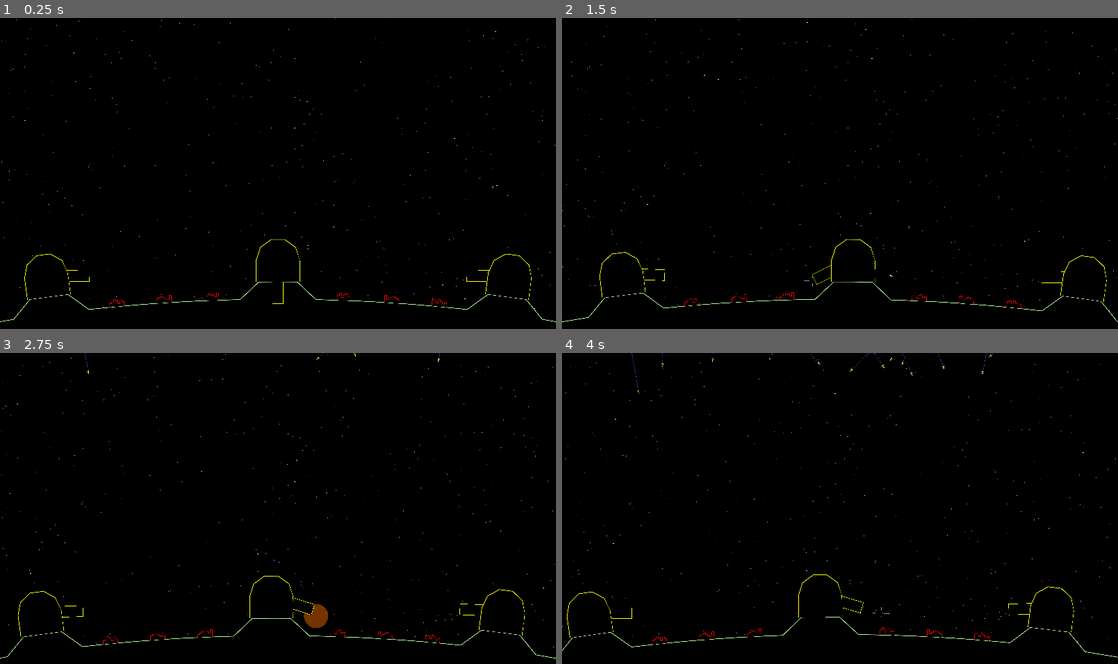
Above: before the commit, frames 1-4 (two rows, left to right).
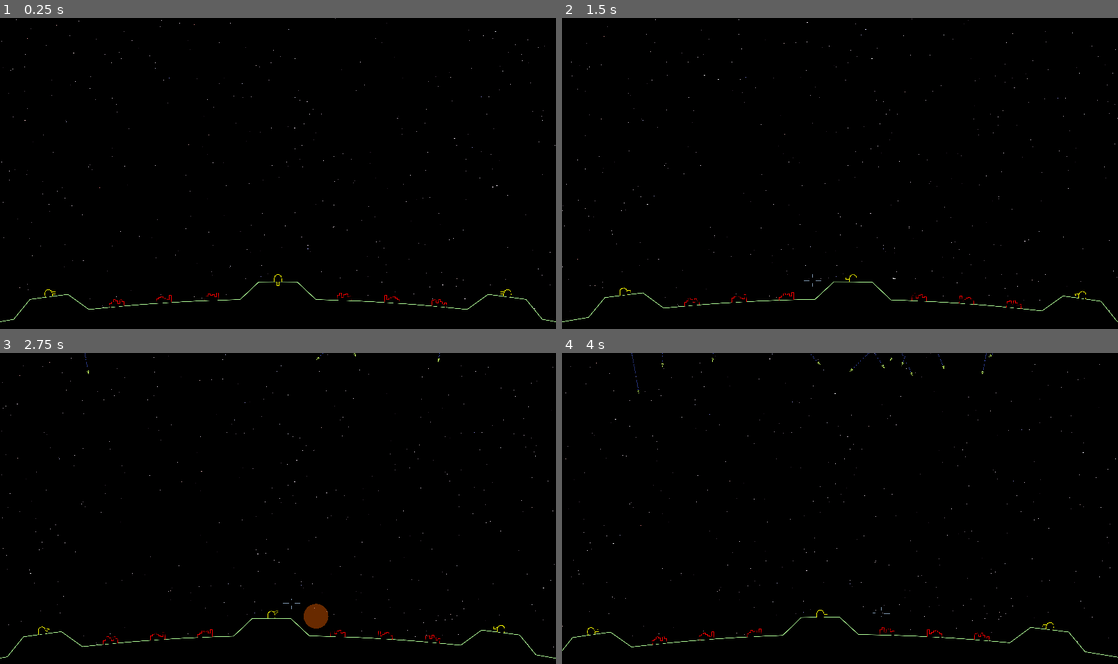
Above: after the commit, the same moments.

Repository: tartley/missile-commander
Game: Godot game, scene res://src/main/main.tscn
Two runs of this game, one before a commit and one after it. Both use one fixed random seed, a clock stepped at 60 frames per second and the inputs below.
Inputs (mouse positions are in pixels of both pictures, inside the frame that each line leads up to):
- Up to frame 1 (0.25 s): no input
- Up to frame 2 (1.5 s): tap Enter at 0.5 s; move the mouse to (867, 173) at 0.52 s; hold W from 0.53 s (still down); move the mouse to (812, 176) at 1.27 s
- Up to frame 3 (2.75 s): keep holding W; move the mouse to (289, 502) at 2.02 s
- Up to frame 4 (4 s): keep holding W; move the mouse to (834, 514) at 2.77 s; move the mouse to (878, 511) at 3.52 s

The runs differ from the first frame. In frame 1, 0.2% of the frame differs, in the area x 4-96%, y 70-92%; in frame 2, 0.2%; in frame 3, 0.3%, in the area x 3-95%, y 71-92%; in frame 4, 0.2%.

Commit message:
Overhaul Turret/Foundation
Use common 'get_verts()' and 'get_color()' mechanism.
Use common color constants.
Use common SIZE from their parent Base.

Observation: Putting values like 'verts' into a function, instead of
a module-level constant, is handy for derived values because they can
depend on input values which might not be set until our 'ready'.

Diff:
--- a/src/base/base.gd
+++ b/src/base/base.gd
@@ -1,4 +1,7 @@
 extends Node2D
+
+const SIZE := 100.0
+
 var Shot:PackedScene = preload("res://src/shot/shot.tscn")
 
 var destroyed: bool:
@@ -12,7 +15,9 @@
 
 func _ready():
     self.destroyed = false
-    $Turret.position = Vector2(0, $Foundation.SIZE / 4)
+    $Turret.size = SIZE
+    $Foundation.size = SIZE
+    $Turret.position = Vector2(0, SIZE / 4)
     self.add_to_group("bases")
 
 func _process(_delta:float):
--- a/src/base/foundation.gd
+++ b/src/base/foundation.gd
@@ -1,21 +1,16 @@
 extends Node2D
 
-const SIZE := 600.0
+# TODO turret and foundation have a couple of identical constructs
 
-var verts:Array[Vector2]
-var color:Color
+const FORE := Color.YELLOW
+const FORE_DESTROYED := Color(.3, .3, .3)
+const FILL := Color.BLACK
+
+var size:float
 var destroyed: bool:
     set(value):
-        if not value:
-            self.verts = get_verts()
-            self.color = Color.YELLOW
-        else:
-            self.color = Color.DIM_GRAY
         destroyed = value
         self.queue_redraw()
-
-# We use a reference to the mouse to swivel our turrets towards it
-var mouse:Node2D
 
 func get_semicircle(center, radius) -> Array[Vector2]:
     const SEGMENTS := 5
@@ -29,17 +24,22 @@
 func get_verts() -> Array[Vector2]:
     var vs:Array[Vector2] = []
     vs.append_array([
-        Vector2(-SIZE/4, 0), # support left base
-        Vector2(-SIZE/4, SIZE/4), # support left top
+        Vector2(-size/4, 0), # support left base
+        Vector2(-size/4, size/4), # support left top
     ])
-    vs.append_array(get_semicircle(self.position + Vector2(0, SIZE/4), SIZE/4))
+    vs.append_array(get_semicircle(self.position + Vector2(0, size/4), size/4))
     vs.append_array([
-
-        Vector2(+SIZE/4, SIZE/4), # suppport right top
-        Vector2(+SIZE/4, 0), # support right base
+        Vector2(+size/4, size/4), # suppport right top
+        Vector2(+size/4, 0), # support right base
     ])
     return vs
 
+func get_color() -> Color:
+    if self.destroyed:
+        return FORE_DESTROYED
+    else:
+        return FORE
+
 func _draw():
-    draw_polygon(self.verts, [Color.BLACK])
-    draw_polyline(self.verts, self.color, 3.0, true)
+    draw_polygon(get_verts(), [FILL])
+    draw_polyline(get_verts(), get_color(), 3.0, true)
--- a/src/base/turret.gd
+++ b/src/base/turret.gd
@@ -1,27 +1,32 @@
 extends Node2D
 
-const SIZE := 300.0
-# A rectangular gun turret, pointing right
-const verts:Array[Vector2] = [
-    Vector2(-SIZE/8, +SIZE/8), # left(base) top
-    Vector2(+SIZE,   +SIZE/8), # right(tip) top
-    Vector2(+SIZE,   -SIZE/8), # right(tip) bottom
-    Vector2(-SIZE/8, -SIZE/8), # left(base) bottom
-]
-const fore := Color.YELLOW
-const fill := Color.BLACK
-const fore_destroyed := Color(.3, .3, .3)
+# TODO turret and foundation have a couple of identical constructs
 
-var color:Color
+const FORE := Color.YELLOW
+const FORE_DESTROYED := Color(.3, .3, .3)
+const FILL := Color.BLACK
 
+var size:float
 var destroyed:bool:
     set(value):
-        if value:
-            self.color = fore_destroyed
-        else:
-            self.color = fore
+        destroyed = value
         self.queue_redraw()
 
+func get_verts() -> Array[Vector2]:
+    # A rectangular gun turret, pointing right
+    return [
+        Vector2(      0, +size/16), # left(base) top
+        Vector2(+size/2, +size/16), # right(tip) top
+        Vector2(+size/2, -size/16), # right(tip) bottom
+        Vector2(      0, -size/16), # left(base) bottom
+    ]
+
+func get_color() -> Color:
+    if self.destroyed:
+        return FORE_DESTROYED
+    else:
+        return FORE
+
 func _draw():
-    draw_polygon(self.verts, [fill])
-    draw_polyline(self.verts, self.color, 3.0)
+    draw_polygon(get_verts(), [FILL])
+    draw_polyline(get_verts(), get_color(), 3.0)
